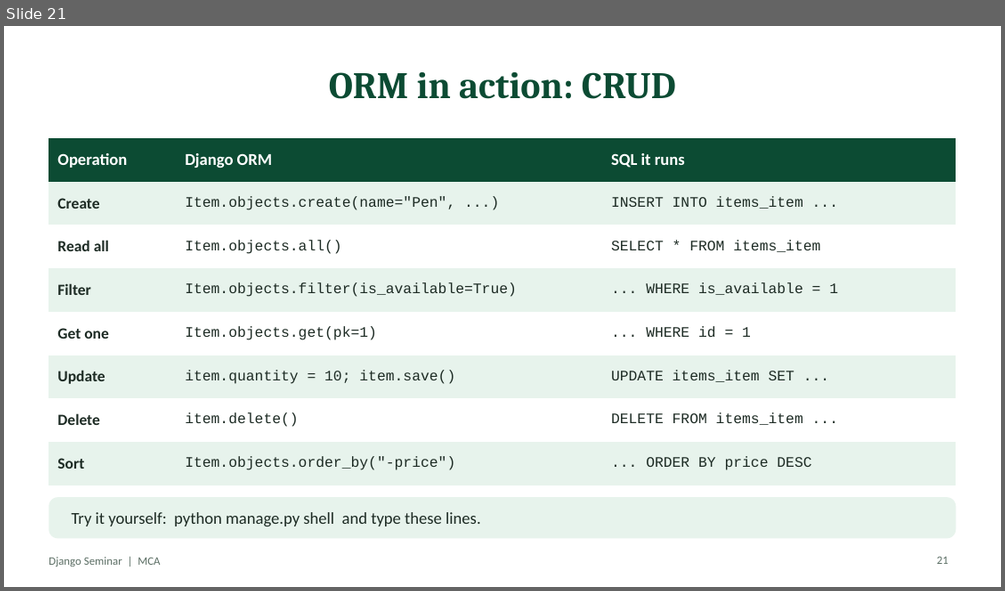
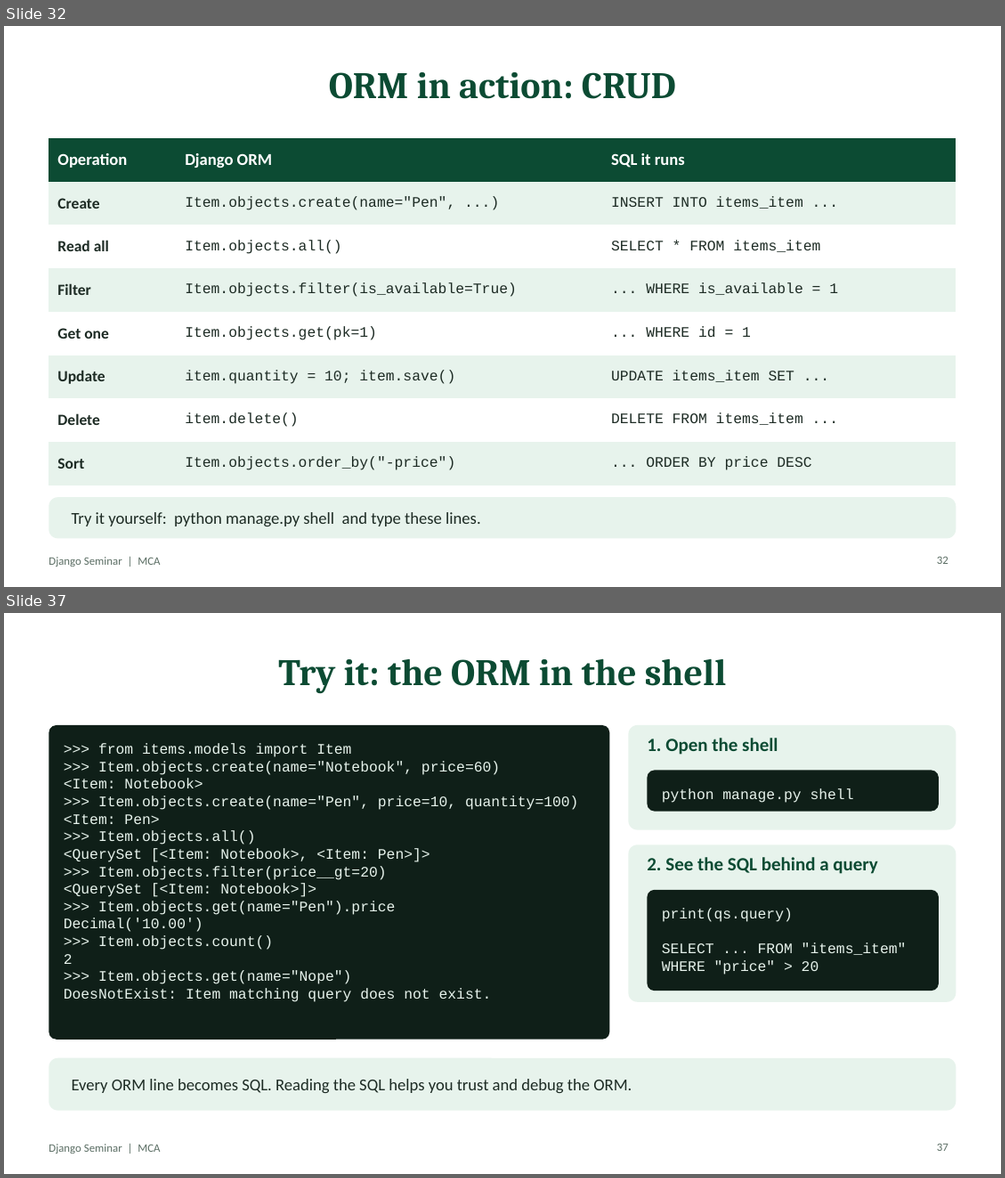
Before and after one commit to MrNihalT/mca, a slide deck: django-seminar/slides/Django-Seminar.pptx. Shown one above the other, each under a label of ours: slide 21 before the commit, slides 32 and 37 after it; the slides between them are not shown. The pictures are 1005x591 and 1005x1178 pixels, drawn with LibreOffice and Linux fonts; fonts in the diff are those of the drawing. Boxes give left, top, right and bottom in pixels: in the first picture for what was removed or moved away, otherwise in the second. Text is boxed around its words. In the diff, an @@ line names an element or a change of style, - is before the commit and + after.

```diff
--- a/django-seminar/slides/Django-Seminar.pptx
+++ b/django-seminar/slides/Django-Seminar.pptx
@@ slide 37 added at (4,613,1001,1174), background #FFFFFF; not listed: 1 template element that a slide beside it also shows @@
@@ title added at (278,658,727,694), 36 pt, text #0C4B33, bold @@
+Try it: the ORM in the shell
@@ rounded rectangle added at (48,725,610,1039), fill #0F1F18, 14 pt, text #E7F3EC @@
+>>> from items.models import Item
+>>> Item.objects.create(name="Notebook", price=60)
+<Item: Notebook>
+>>> Item.objects.create(name="Pen", price=10, quantity=100)
+<Item: Pen>
+>>> Item.objects.all()
+<QuerySet [<Item: Notebook>, <Item: Pen>]>
+>>> Item.objects.filter(price__gt=20)
+<QuerySet [<Item: Notebook>]>
+>>> Item.objects.get(name="Pen").price
+Decimal('10.00')
+>>> Item.objects.count()
+2
+>>> Item.objects.get(name="Nope")
+DoesNotExist: Item matching query does not exist.
@@ rounded rectangle added at (629,725,956,830), fill #E7F3EC @@
@@ text added at (647,738,777,755), 18 pt, text #0C4B33, bold @@
+1. Open the shell
@@ rounded rectangle added at (647,770,938,811), fill #0F1F18, 14 pt, text #E7F3EC @@
+python manage.py shell
@@ rounded rectangle added at (629,844,956,1002), fill #E7F3EC @@
@@ text added at (647,857,878,874), 18 pt, text #0C4B33, bold @@
+2. See the SQL behind a query
@@ rounded rectangle added at (647,890,938,990), fill #0F1F18, 14 pt, text #E7F3EC @@
+print(qs.query)
+SELECT ... FROM "items_item"
+WHERE "price" > 20
@@ rounded rectangle added at (48,1058,956,1111), fill #E7F3EC @@
@@ text added at (72,1078,631,1093), 16 pt, text #1D2B24 @@
+Every ORM line becomes SQL. Reading the SQL helps you trust and debug the ORM.
@@ page number added at (937,1143,948,1151), 11 pt, text #5B6E64 @@
+37
@@ what was slide 21 is now slide 32 @@
@@ page number at (937,556,948,564): text changed @@
-21
+32
```
Also in this commit, not shown: 32 other slides added, 1 slide removed, 1 other file.
